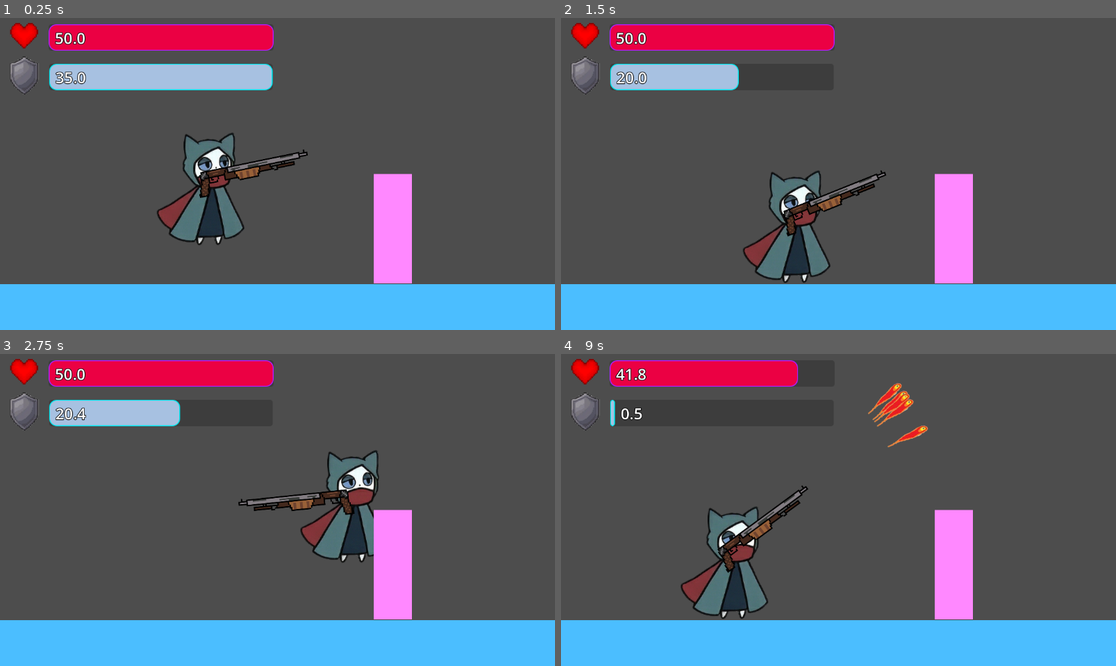
Above: before the commit, frames 1-4 (two rows, left to right).
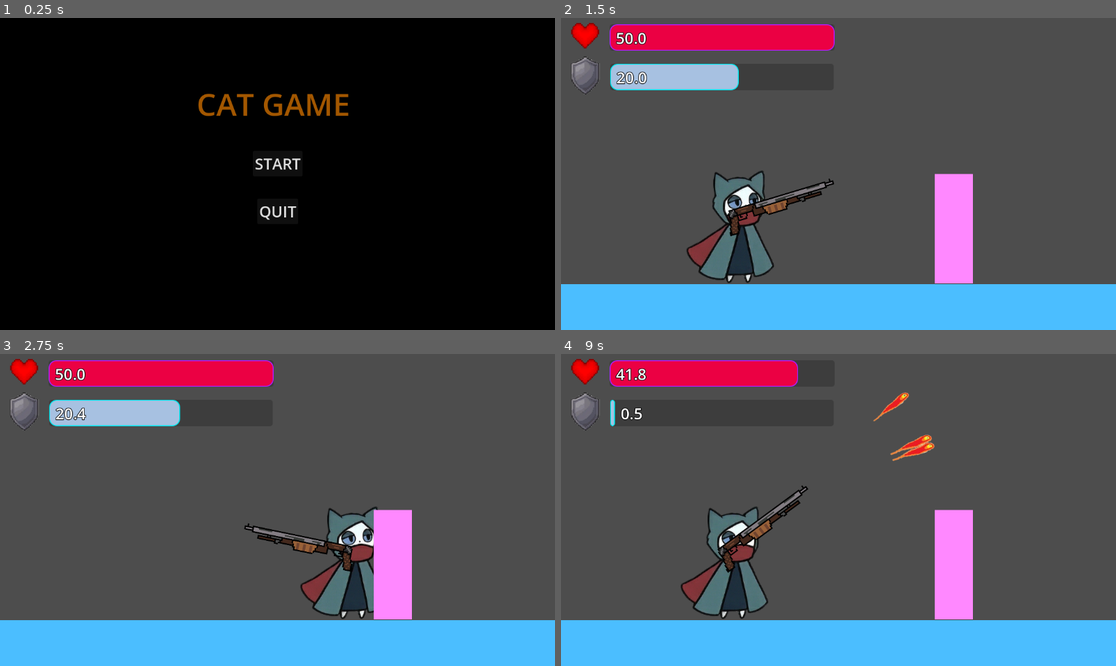
Above: after the commit, the same moments.

Repository: XN1005/QS_Impact
Game: Godot game, scene res://main_menu.tscn
The game is run twice, just before and just after one commit, with the same random seed, the same clock (stepped at 60 frames per second) and the same inputs. Before the commit the project starts from res://node_2d.tscn.
Inputs (mouse positions are in pixels of both pictures, inside the frame that each line leads up to):
- Up to frame 1 (0.25 s): no input
- Up to frame 2 (1.5 s): click (838, 164) at 0.5 s, where only the run after the commit has a clickable "START"; tap Enter at 1.25 s; move the mouse to (960, 158) at 1.27 s; hold Right (ui_right) from 1.28 s (still down); tap T (15-HP) at 1.35 s
- Up to frame 3 (2.75 s): keep holding Right (ui_right); tap Up (ui_up) at 1.52, 2.27 s; move the mouse to (166, 525) at 2.02 s; tap E (dash) at 2.1 s
- Up to frame 4 (9 s): move the mouse to (894, 441) at 2.77 s; release Right (ui_right) at 2.78 s; press the mouse at (894, 441) at 2.78 s; hold Left (ui_left) 2.78-3.53 s; move the mouse to (810, 572) at 3.52 s; release the mouse at (810, 572) at 3.53 s; hold Right (ui_right) 3.53-5.03 s; right-click (810, 572) at 3.6 s; tap Up (ui_up) at 3.77, 4.52, 5.27, 6.77, 7.52, 8.27 s; move the mouse to (1005, 556) at 4.27 s; tap T (15-HP) at 4.35, 7.35 s; move the mouse to (672, 463) at 5.02 s; hold Left (ui_left) 5.03-5.78 s; tap E (dash) at 5.1, 8.1 s; move the mouse to (866, 510) at 5.77 s; press the mouse at (866, 510) at 5.78 s; hold Right (ui_right) 5.78-6.53 s; move the mouse to (755, 432) at 6.52 s; release the mouse at (755, 432) at 6.53 s; hold Left (ui_left) 6.53-8.03 s; right-click (755, 432) at 6.6 s; move the mouse to (960, 494) at 7.27 s; move the mouse to (727, 525) at 8.02 s; hold Right (ui_right) from 8.03 s (still down); move the mouse to (894, 441) at 8.77 s; press the mouse at (894, 441) at 8.78 s

The runs differ from the first frame. In frame 1, 99% of the frame differs, in the area x 0-100%, y 0-100%; in frame 2, 6.6%; in frame 3, 5.6%; in frame 4, 0.9%.

Commit message:
Main Menu

Diff:
--- /dev/null
+++ b/main_menu.gd
@@ -0,0 +1,9 @@
+extends Control
+
+
+
+func _on_start_button_pressed() -> void:
+	get_tree().change_scene_to_file("res://MAIN_SCENE.tscn")
+
+func _on_quit_button_pressed() -> void:
+	get_tree().quit()
--- /dev/null
+++ b/main_menu.tscn
@@ -0,0 +1,71 @@
+[gd_scene format=3 uid="uid://jsm1i33x4kwx"]
+
+[ext_resource type="Script" uid="uid://bh3ufdv1y6bxp" path="res://main_menu.gd" id="1_06t4h"]
+
+[node name="MainMenu" type="Control" unique_id=395761215]
+layout_mode = 3
+anchors_preset = 15
+anchor_right = 1.0
+anchor_bottom = 1.0
+grow_horizontal = 2
+grow_vertical = 2
+script = ExtResource("1_06t4h")
+
+[node name="ColorRect" type="ColorRect" parent="." unique_id=876886830]
+layout_mode = 1
+anchors_preset = 15
+anchor_right = 1.0
+anchor_bottom = 1.0
+grow_horizontal = 2
+grow_vertical = 2
+color = Color(0, 0, 0, 1)
+
+[node name="TitleLabel" type="Label" parent="." unique_id=1680965122]
+layout_mode = 1
+anchors_preset = 5
+anchor_left = 0.5
+anchor_right = 0.5
+offset_left = -168.0
+offset_top = 134.0
+offset_right = 168.0
+offset_bottom = 222.0
+grow_horizontal = 2
+theme_override_colors/font_color = Color(0.6377969, 0.3425194, 0, 1)
+theme_override_font_sizes/font_size = 64
+text = "CAT GAME"
+
+[node name="StartButton" type="Button" parent="." unique_id=1689424568]
+layout_mode = 1
+anchors_preset = 8
+anchor_left = 0.5
+anchor_top = 0.5
+anchor_right = 0.5
+anchor_bottom = 0.5
+offset_left = -51.5
+offset_top = -48.0
+offset_right = 51.5
+offset_bottom = 5.0
+grow_horizontal = 2
+grow_vertical = 2
+theme_override_colors/font_color = Color(0.875, 0.875, 0.875, 1)
+theme_override_font_sizes/font_size = 32
+text = "START"
+
+[node name="QuitButton" type="Button" parent="." unique_id=1676512732]
+layout_mode = 1
+anchors_preset = 8
+anchor_left = 0.5
+anchor_top = 0.5
+anchor_right = 0.5
+anchor_bottom = 0.5
+offset_left = -42.5
+offset_top = 51.0
+offset_right = 42.5
+offset_bottom = 104.0
+grow_horizontal = 2
+grow_vertical = 2
+theme_override_font_sizes/font_size = 32
+text = "QUIT"
+
+[connection signal="pressed" from="StartButton" to="." method="_on_start_button_pressed"]
+[connection signal="pressed" from="QuitButton" to="." method="_on_quit_button_pressed"]
--- a/project.godot
+++ b/project.godot
@@ -11,7 +11,7 @@
 [application]
 
 config/name="QS Game Test"
-run/main_scene="res://node_2d.tscn"
+run/main_scene="uid://jsm1i33x4kwx"
 config/features=PackedStringArray("4.6", "Forward Plus")
 config/icon="res://icon.svg"
 
Not shown, added: main_menu.gd.uid
